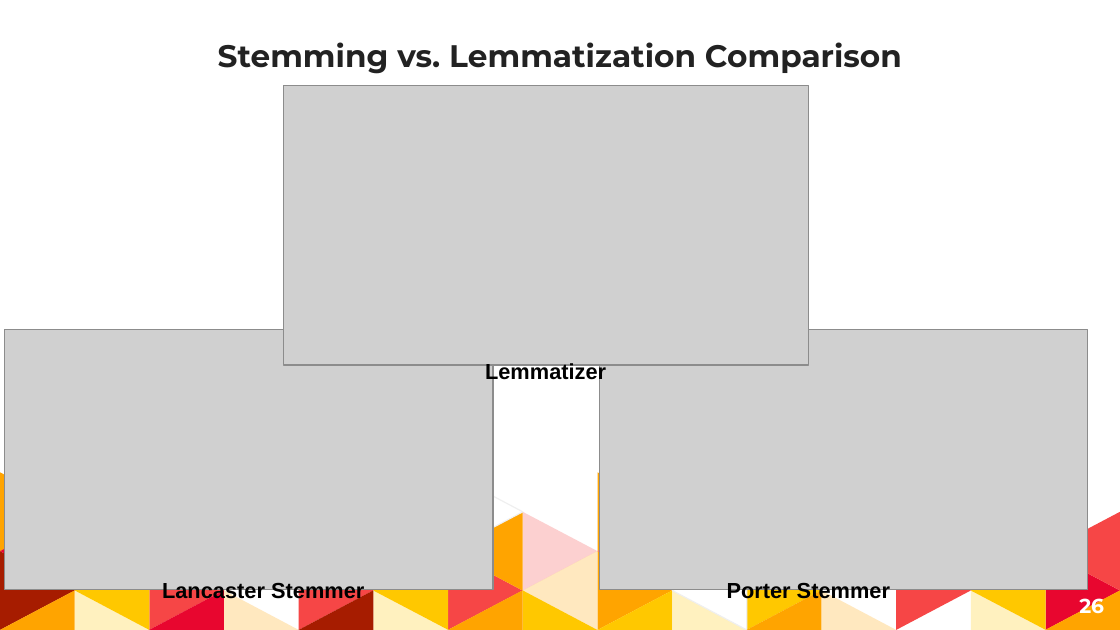
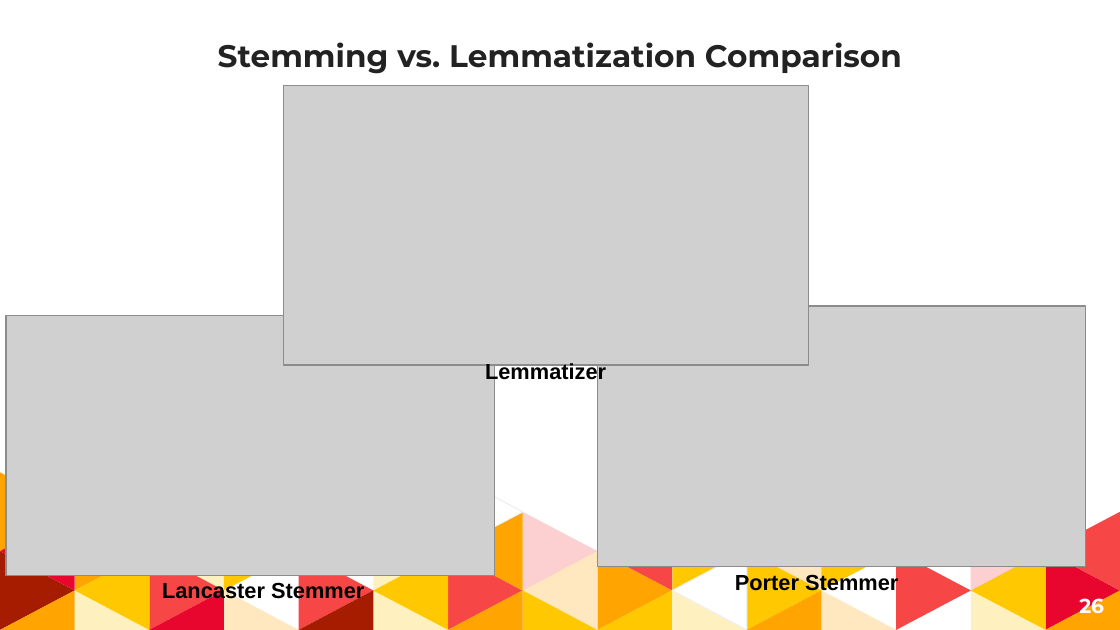
Before and after one commit to jonwiseman/DS300, a slide deck: slide 26 of Docs/Wiseman Final Project Presentation.pptx. Drawn at 1120x630 pixels with LibreOffice and Linux fonts; fonts in the diff are those of the drawing; grey boxes stand for pictures. Boxes give left, top, right and bottom in pixels: in the first picture for what was removed or moved away, otherwise in the second. Text is boxed around its words. In the diff, an @@ line names an element or a change of style, - is before the commit and + after.

```diff
--- a/Docs/Wiseman Final Project Presentation.pptx
+++ b/Docs/Wiseman Final Project Presentation.pptx
@@ picture: place and size @@
-picture at <box>4,329,493,590</box>
+picture at <box>6,316,494,577</box>
@@ picture: place and size @@
-picture at <box>599,329,1088,590</box>
+picture at <box>597,306,1085,567</box>
@@ text "Porter Stemmer": place and size @@
-text "Porter Stemmer" at <box>727,581,890,603</box>
+text "Porter Stemmer" at <box>735,573,898,595</box>
```
Also in this commit, not shown: 8 slides added.
